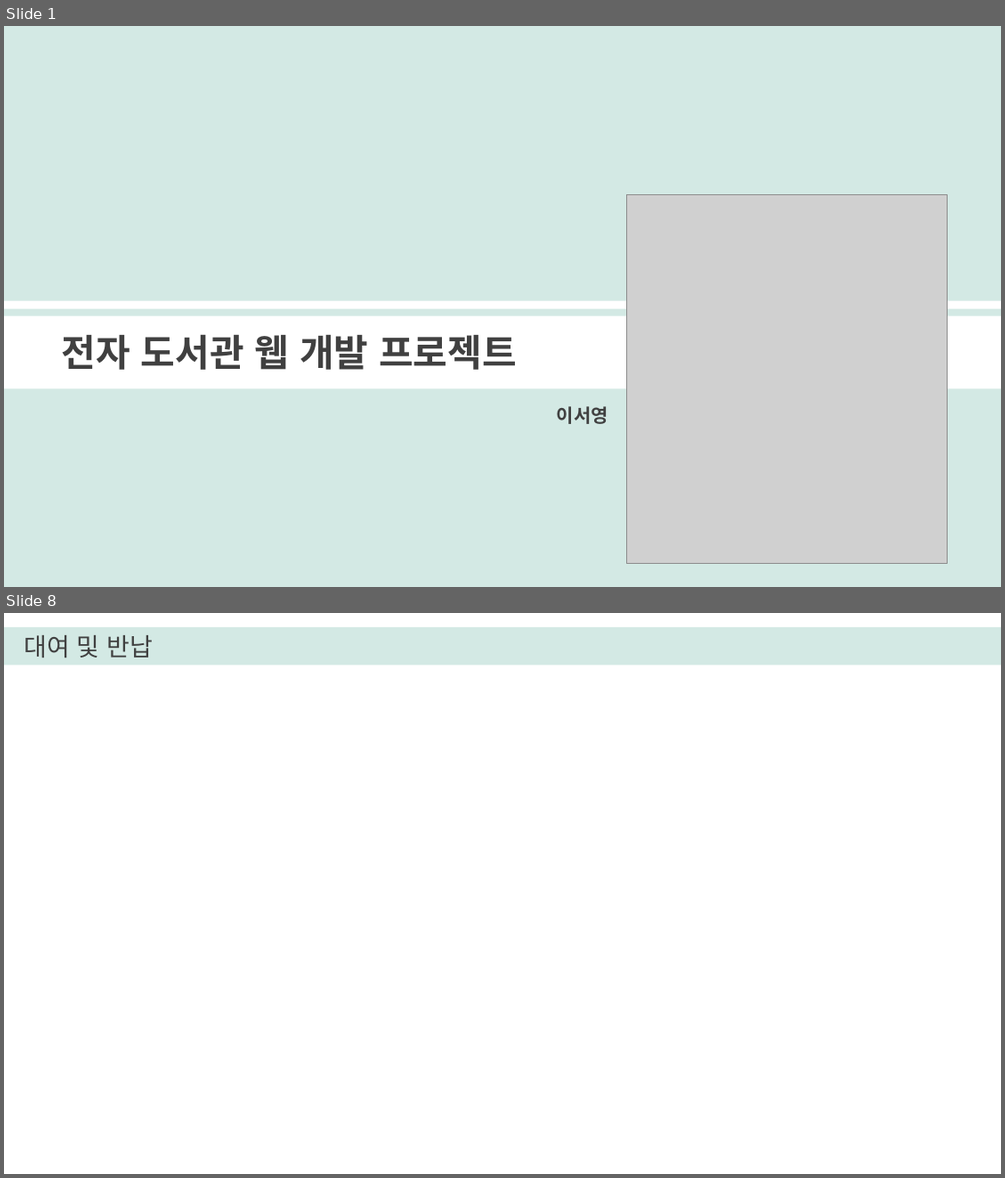
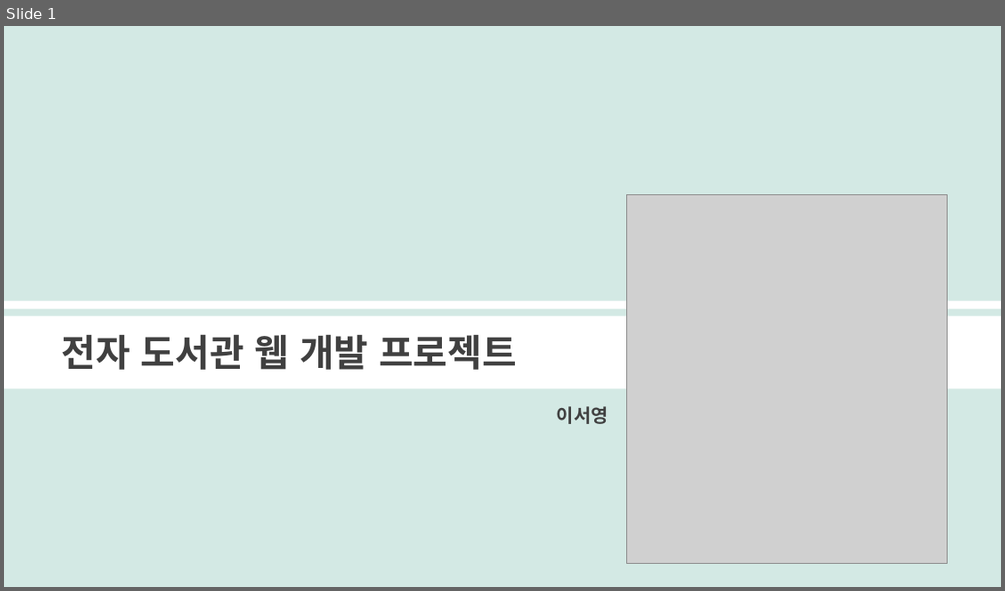
Before and after one commit to seoyounglee0105/Library_Web_Project, a slide deck: 이서영_전자도서관프로젝트.pptx. Shown one above the other, each under a label of ours: slides 1 and 8 before the commit, slide 1 after it; the slides between them are not shown. The pictures are 1005x1178 and 1005x591 pixels, drawn with LibreOffice and Linux fonts; fonts in the diff are those of the drawing; grey boxes stand for pictures. Boxes give left, top, right and bottom in pixels: in the first picture for what was removed or moved away, otherwise in the second. Text is boxed around its words. In the diff, an @@ line names an element or a change of style, - is before the commit and + after.

```diff
--- a/이서영_전자도서관프로젝트.pptx
+++ b/이서영_전자도서관프로젝트.pptx
@@ slide 8 removed at (x1=4, y1=613, x2=1001, y2=1174), background #FFFFFF @@
@@ rectangle removed at (x1=4, y1=627, x2=1001, y2=665) @@
@@ text removed at (x1=24, y1=635, x2=153, y2=657) @@
-대여 및 반납
```
Also in this commit, not shown: 5 slides changed, 9 slides added, 2 other slides removed, 10 other files.
